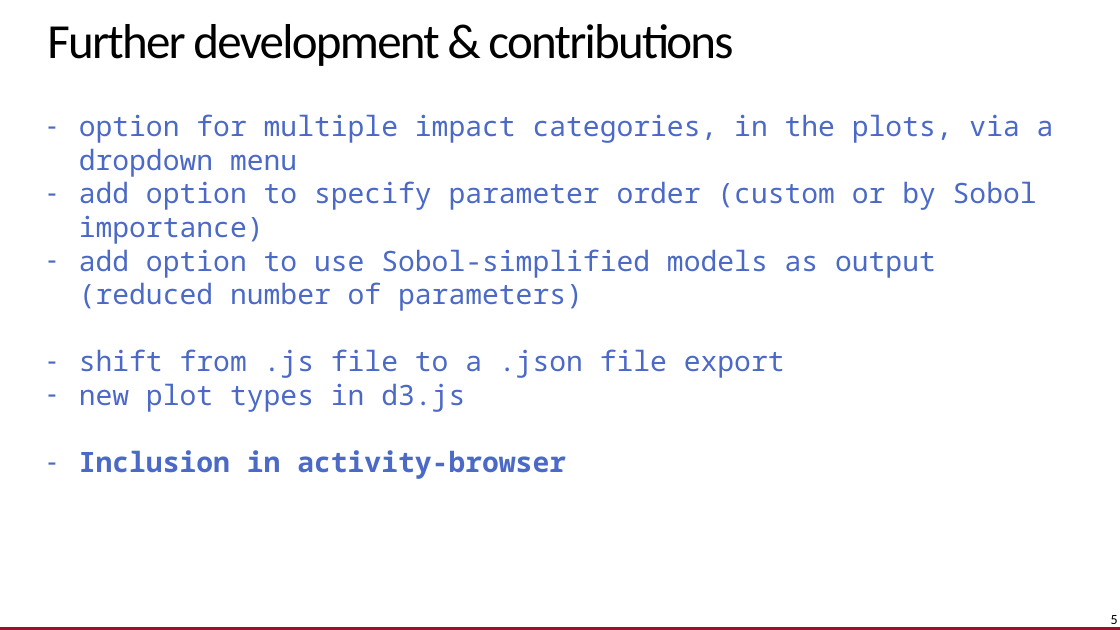
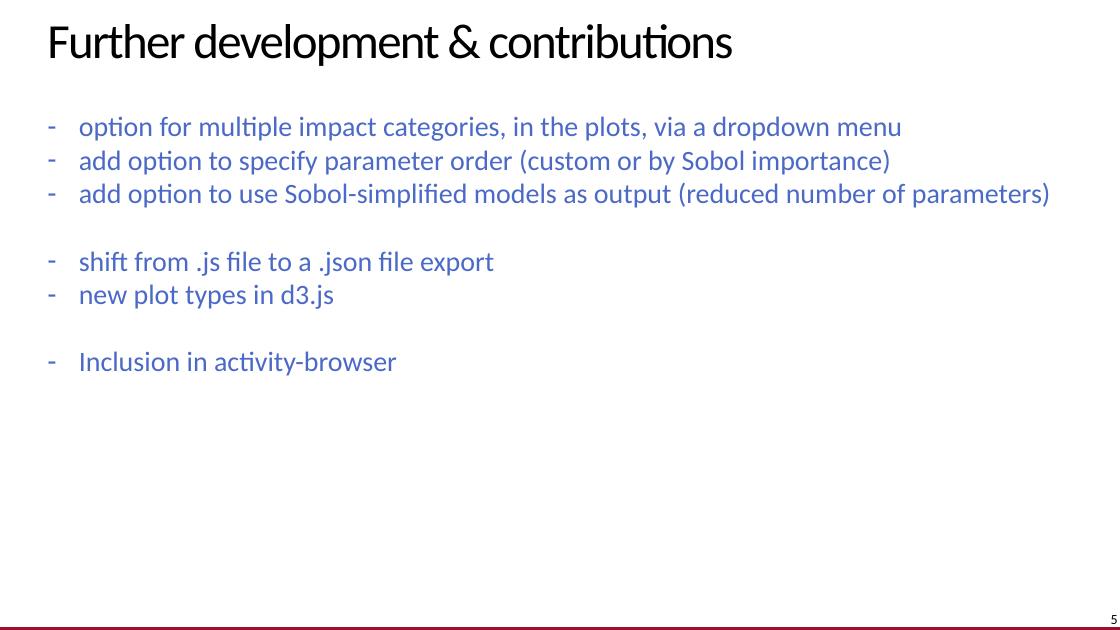
Before and after one commit to SLU-biochar/bw2-widgets, a slide deck: slide 5 of bw2widget-prez.pptx. Drawn at 1120x630 pixels with LibreOffice and Linux fonts; fonts in the diff are those of the drawing. Boxes give left, top, right and bottom in pixels: in the first picture for what was removed or moved away, otherwise in the second. Text is boxed around its words. In the diff, an @@ line names an element or a change of style, - is before the commit and + after.

```diff
--- a/bw2widget-prez.pptx
+++ b/bw2widget-prez.pptx
@@ text "option for multiple impact categories, ..." at [79,116,1051,376]: font Noto Sans Mono to Calibri; bold off in "Inclusion in activity-browser" @@
```
Also in this commit, not shown: 2 other slides changed, 4 other files.
